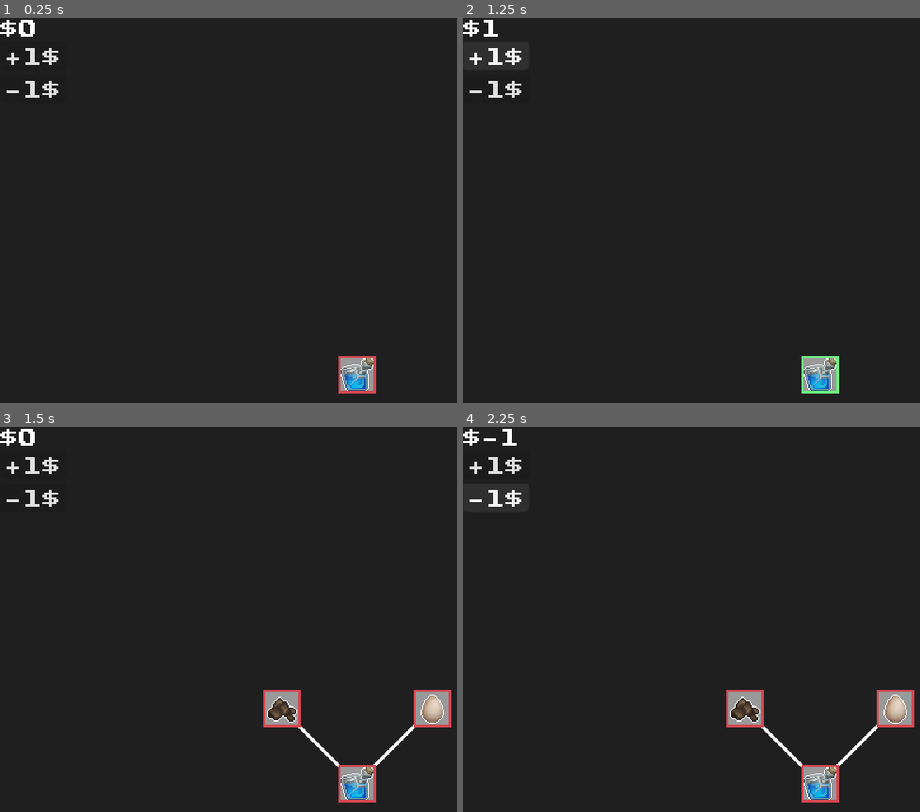
Above: before the commit, frames 1-4 (two rows, left to right).
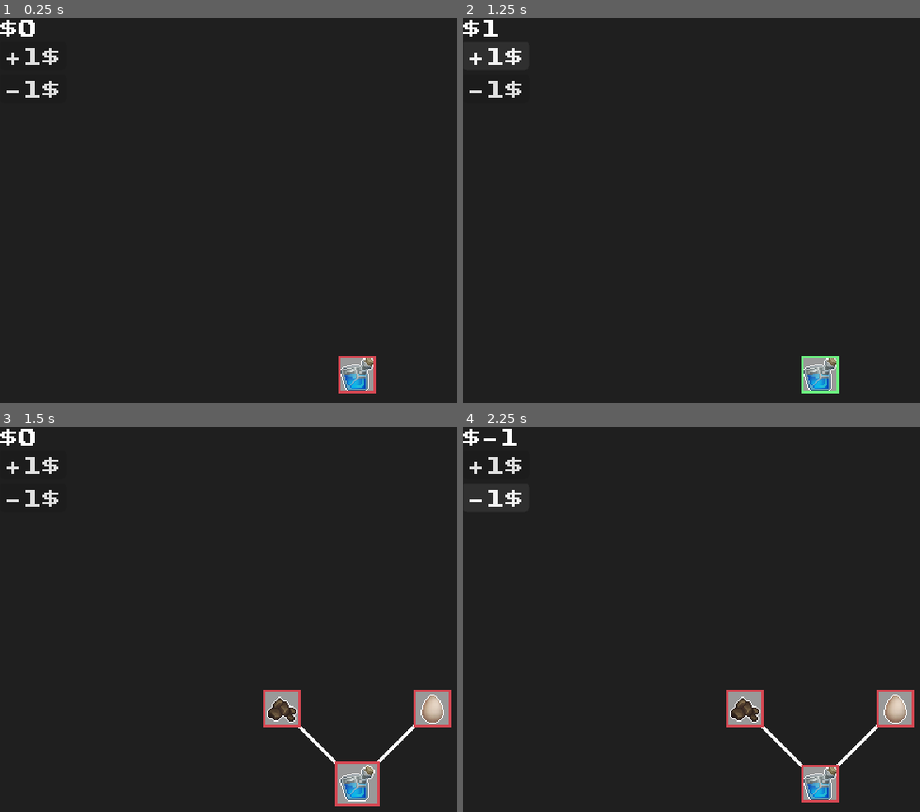
Above: after the commit, the same moments.

Repository: arko-poet/animated-upgrade-tree
Game: Godot game, scene res://scenes/upgrade_tree.tscn
The game is run twice, just before and just after one commit, with the same random seed, the same clock (stepped at 60 frames per second) and the same inputs.
Inputs (mouse positions are in pixels of both pictures, inside the frame that each line leads up to):
- Up to frame 1 (0.25 s): no input
- Up to frame 2 (1.25 s): click "+1$" at 0.5 s
- Up to frame 3 (1.5 s): click (356, 785) at 1.25 s
- Up to frame 4 (2.25 s): click "-1$" at 2 s

Frames 1-2 are identical in both runs. In frame 3, 0.5% of the frame differs, in the area x 73-84%, y 86-99%; in frame 4, nothing differs.

Commit message:
add hover scale animation for upgrade button

Diff:
--- a/project/project.godot
+++ b/project/project.godot
@@ -31,6 +31,7 @@
 [file_customization]
 
 folder_colors={
+"res://addons/": "gray",
 "res://assets/": "red",
 "res://resources/": "orange",
 "res://scenes/": "yellow",
--- a/project/scenes/upgrade_node.gd
+++ b/project/scenes/upgrade_node.gd
@@ -7,12 +7,15 @@
 const _MAX_COLOR := Color(0.957, 0.89, 0.467, 1.0)
 const _AFFORDABLE_COLOR := Color(0.424, 0.949, 0.502, 1.0)
 const _UNAFFORDABLE_COLOR := Color(0.835, 0.278, 0.322, 1.0)
+const _HOVER_TWEEN_DURATION := 0.05
+const _HOVER_SCALE := Vector2(1.2, 1.2)
 
 @export var data: UpgradeData
 
 var upgrades_purchased: int
 
 @onready var border: Panel = %Border
+@onready var background: Panel = %Background
 
 
 func _ready() -> void:
@@ -26,6 +29,7 @@
 	disabled = upgrades_purchased == data.max_upgrades or data.cost > money
 	if upgrades_purchased == data.max_upgrades:
 		style_box.border_color = _MAX_COLOR
+		mouse_default_cursor_shape = Control.CURSOR_ARROW
 	elif data.cost <= money:
 		style_box.border_color = _AFFORDABLE_COLOR
 	else:
@@ -43,3 +47,20 @@
 				if child is Line2D:
 					child.show()
 			upgrade_unlocked.emit(data.unlocks)
+
+
+func _on_mouse_entered() -> void:
+	if upgrades_purchased == data.max_upgrades:
+		return
+	_animate_hover_scale(_HOVER_SCALE)
+
+
+func _on_mouse_exited() -> void:
+	_animate_hover_scale(Vector2.ONE)
+
+
+func _animate_hover_scale(scale: Vector2) -> void:
+	var tween := create_tween()
+	tween.tween_property(border, ^"scale", scale, _HOVER_TWEEN_DURATION)
+	tween.parallel()
+	tween.tween_property(background, ^"scale", scale, _HOVER_TWEEN_DURATION)
--- a/project/scenes/upgrade_node.tscn
+++ b/project/scenes/upgrade_node.tscn
@@ -4,10 +4,6 @@
 [ext_resource type="Texture2D" uid="uid://dd0t78d02kw1h" path="res://assets/icons/Pixel Art Icon Pack - RPG/Equipment/Bag.png" id="1_o6dpi"]
 
 [sub_resource type="StyleBoxFlat" id="StyleBoxFlat_o6dpi"]
-border_width_left = 2
-border_width_top = 2
-border_width_right = 2
-border_width_bottom = 2
 border_color = Color(0.42352942, 0.9490196, 0.5019608, 1)
 
 [sub_resource type="StyleBoxFlat" id="StyleBoxFlat_nexcq"]
@@ -32,6 +28,7 @@
 layout_mode = 0
 offset_right = 32.0
 offset_bottom = 32.0
+pivot_offset_ratio = Vector2(0.5, 0.5)
 mouse_filter = 2
 theme_override_styles/panel = SubResource("StyleBoxFlat_o6dpi")
 
@@ -41,7 +38,10 @@
 layout_mode = 0
 offset_right = 32.0
 offset_bottom = 32.0
+pivot_offset_ratio = Vector2(0.5, 0.5)
 mouse_filter = 2
 theme_override_styles/panel = SubResource("StyleBoxFlat_nexcq")
 
+[connection signal="mouse_entered" from="." to="." method="_on_mouse_entered"]
+[connection signal="mouse_exited" from="." to="." method="_on_mouse_exited"]
 [connection signal="pressed" from="." to="." method="_on_pressed"]
